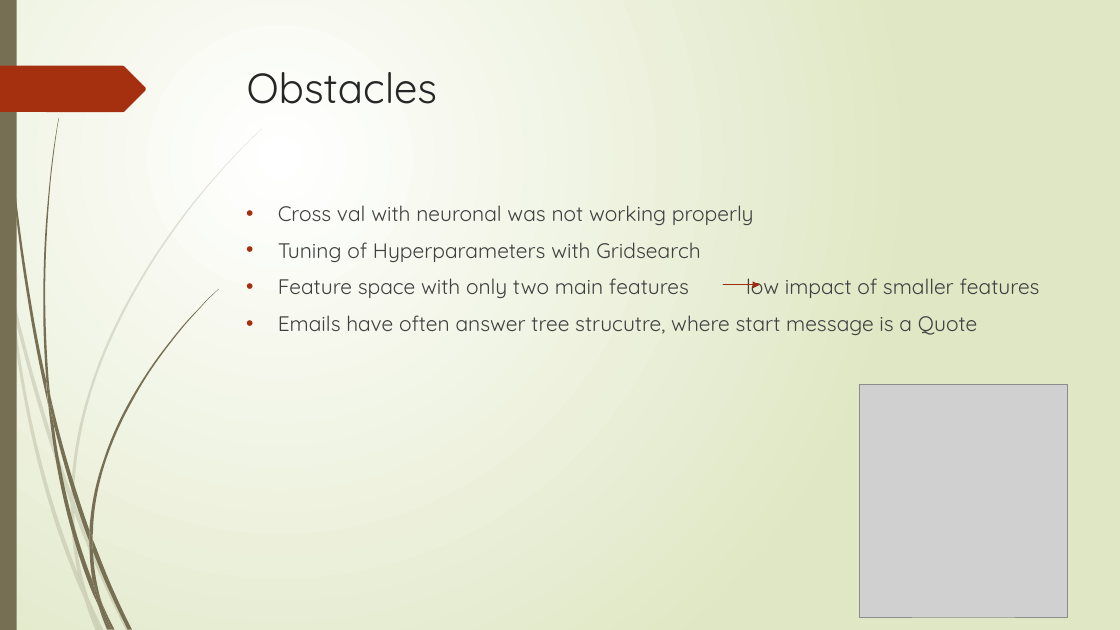
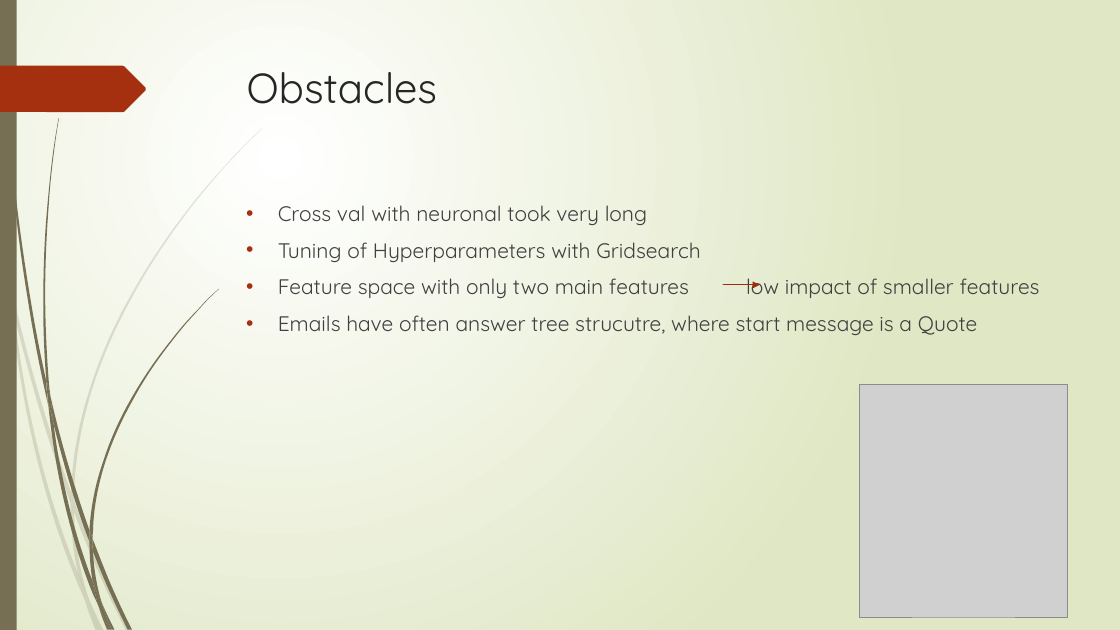
Before and after one commit to Bilobu/BachelorKI, a slide deck: slide 9 of Presentation.pptx. Drawn at 1120x630 pixels with LibreOffice and Linux fonts; fonts in the diff are those of the drawing; grey boxes stand for pictures. Boxes give left, top, right and bottom in pixels: in the first picture for what was removed or moved away, otherwise in the second. Text is boxed around its words. In the diff, an @@ line names an element or a change of style, - is before the commit and + after.

```diff
--- a/Presentation.pptx
+++ b/Presentation.pptx
@@ text at box(278, 205, 647, 225): text changed @@
-• Cross val with neuronal was not working properly
+• Cross val with neuronal took very long
```
Also in this commit, not shown: 7 other slides changed, 1 slide added, 1 slide removed.
